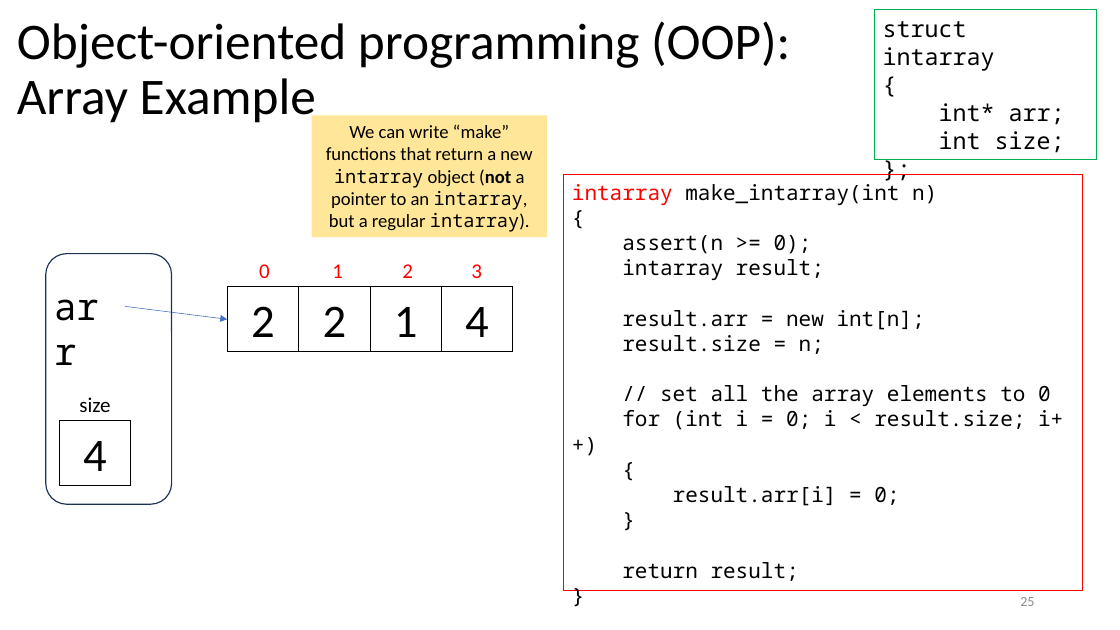
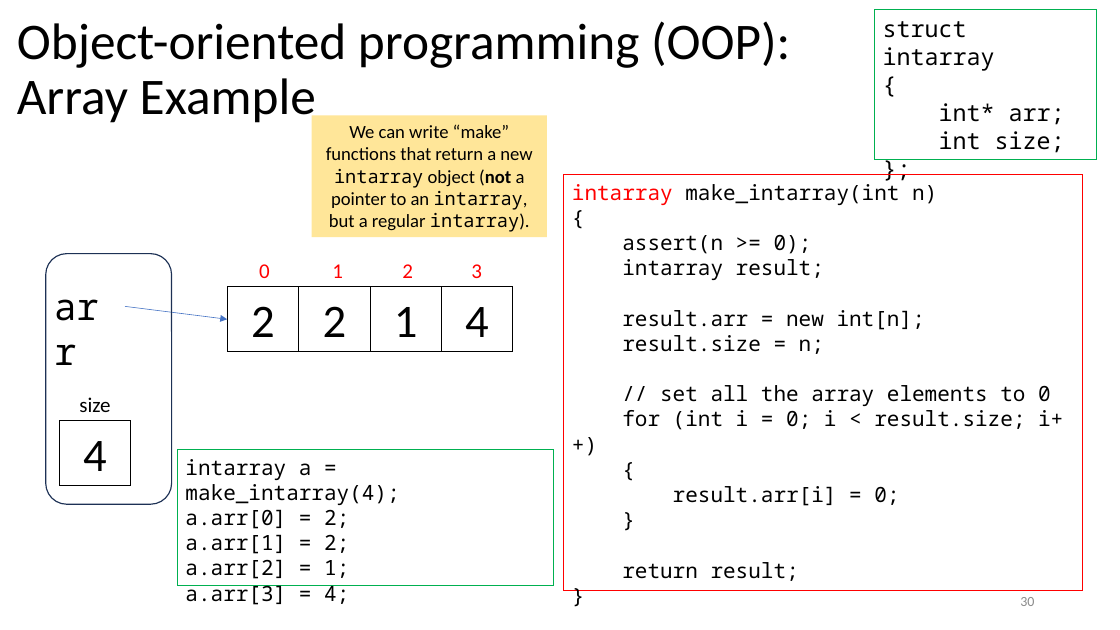
Before and after one commit to tjd1234/cmpt135spring2024, a slide deck: slide 30 of sample_code/week4/week4_cmpt135.pptx (slide 25 before the commit). Drawn at 1120x630 pixels with LibreOffice and Linux fonts; fonts in the diff are those of the drawing. Boxes give left, top, right and bottom in pixels: in the first picture for what was removed or moved away, otherwise in the second. Text is boxed around its words. In the diff, an @@ line names an element or a change of style, - is before the commit and + after.

```diff
--- a/sample_code/week4/week4_cmpt135.pptx
+++ b/sample_code/week4/week4_cmpt135.pptx
@@ rectangle added at (177, 450, 554, 586), outline #00B050 0.75 pt, 18 pt, text #000000 @@
+intarray a = make_intarray(4);
+a.arr[0] = 2;
+a.arr[1] = 2;
+a.arr[2] = 1;
+a.arr[3] = 4;
@@ page number at (1020, 597, 1034, 606): text changed @@
-25
+30
```
Also in this commit, not shown: 19 other slides changed, 7 slides added, 1 slide removed, 1 other file.
